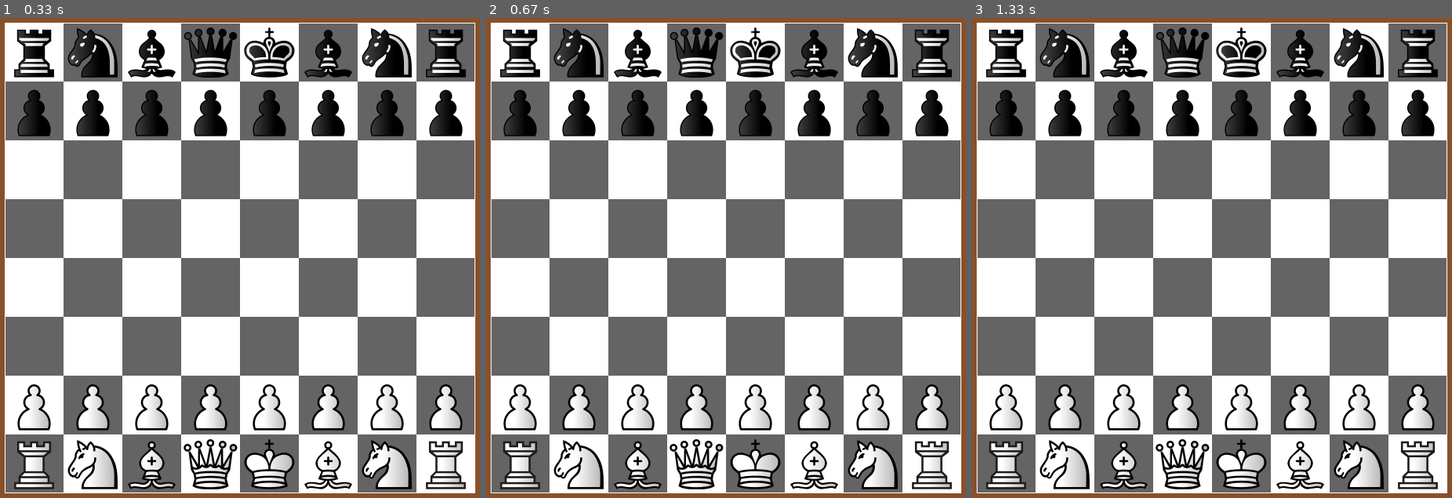
Above: before the commit, frames 1-3 (left to right).
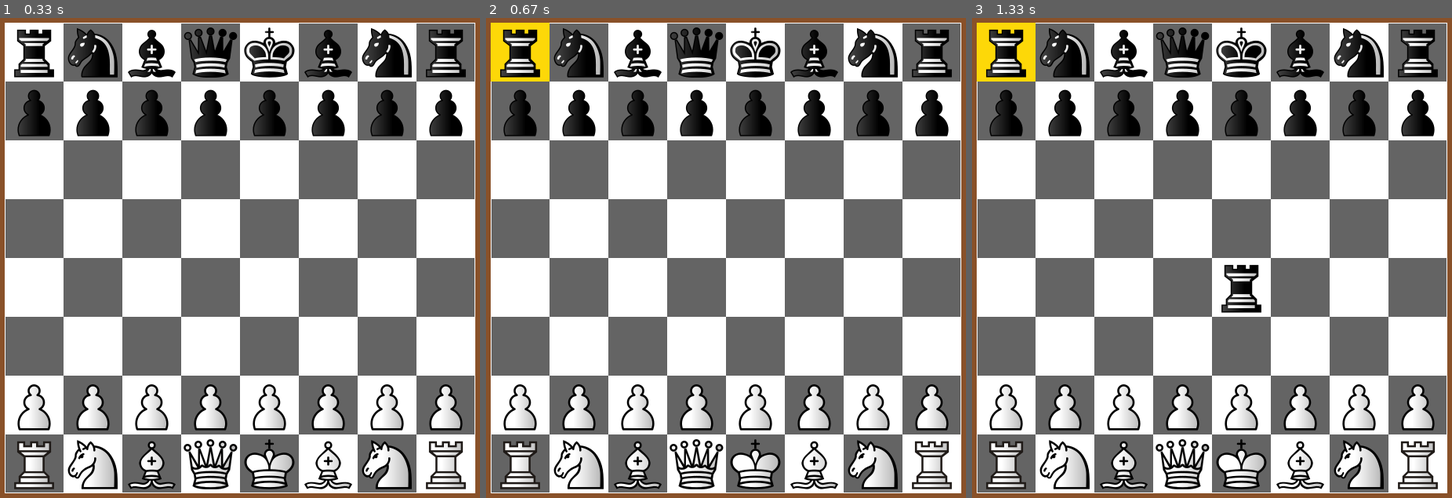
Above: after the commit, the same moments.

Repository: BelGraDev/chess_pygame
Game: pygame game, started from main.py
Same seed, same stepped clock (60 frames per second), same inputs: the game is played once before the commit and once after it.
Inputs (mouse positions are in pixels of both pictures, inside the frame that each line leads up to):
- Up to frame 1 (0.33 s): no input
- Up to frame 2 (0.67 s): click (519, 51) at 0.38 s
- Up to frame 3 (1.33 s): click (1212, 291) at 0.72 s

Frame 1 is identical in both runs. In frame 2, 0.9% of the frame differs, in the area x 0-14%, y 0-14%; in frame 3, 1.5%, in the area x 0-61%, y 0-62%.

Commit message:
First movement of pieces, without any logic yet. There is a small logic error handling the highlight of cells

Diff:
--- a/Board/Board.py
+++ b/Board/Board.py
@@ -4,11 +4,10 @@
 from Pieces.King import King
 from Pieces.Queen import Queen
 from Pieces.Knight import Knight
-
+from Board.Cell_utils import Cell_utils
 class Board:
 
     #Before i forget, once a cell is obtained, i get the corresponding click from the mouse click, look at the piece that is on the cell in the dict cells, and access to its move function. Before all this happens, a first click will need to happen, in order to select the piece.
-
     def __init__(self):
 
         self.board =  {
@@ -45,3 +44,22 @@
             "g7": Pawn("g7", "b"),
             "h7": Pawn("h7", "b")
         }
+
+    def move(self, prev_cell, next_cell) -> bool:
+
+        prev_piece = self.board[prev_cell]
+
+        if Cell_utils.is_cell_empty(next_cell, self):
+            self.board[next_cell] = prev_piece
+            del self.board[prev_cell]
+            print(f"Next cell is empty, moving to {next_cell}")
+            return True
+
+        elif Cell_utils.is_white_piece(next_cell, self) != Cell_utils.is_white_piece(prev_cell, self):
+                self.board[next_cell] = prev_piece
+                del self.board[prev_cell]
+                print(f"I've killed a man, moving to {next_cell}")
+                return True
+
+        print(f"Teammate in my target, staying on {prev_cell}")
+        return False
--- a/Board/Cell.py
+++ b/Board/Cell_utils.py
@@ -1,14 +1,4 @@
-import pygame
-
-class Cell(pygame.Rect):
-
-    def __init__(self, coord: iter, name: str):
-        self.CELL_SIZE = 75
-        self.name = name
-        pygame.Rect.__init__(self, coord[0], coord[1],  self.CELL_SIZE, self.CELL_SIZE)
-
-    def get_name(self) -> str:
-        return self.name
+class Cell_utils:
 
     #Since the board is drawn from top to bottom, the row number has to be adjusted accordingly
     def map_cell_to_index(cell: str) -> tuple:
@@ -22,3 +12,16 @@
         column = chr(column + 97)
         cell = column + str(adj_row)
         return cell
+
+    def is_cell_empty(cell: str, board) -> bool:
+
+        try:
+            board.board[cell]
+            return False
+        except KeyError:
+            return True
+
+    def is_white_piece(cell:str, board) -> bool:
+
+        piece = board.board[cell]
+        return True if piece.type == "w" else False
--- a/Pieces/Bishop.py
+++ b/Pieces/Bishop.py
@@ -3,7 +3,7 @@
 
 class Bishop(Pieces):
 
-        def __init__(self, cell, type) -> None:
+    def __init__(self, cell, type) -> None:
 
-            self.cell = cell
-            self.image = pygame.image.load(f"Pieces/images/{type}_bishop.png")
+        super().__init__(cell, type)
+        self.image = pygame.image.load(f"Pieces/images/{type}_bishop.png")
--- a/Pieces/King.py
+++ b/Pieces/King.py
@@ -6,5 +6,5 @@
 
     def __init__(self, cell, type) -> None:
 
-        self.cell = cell
+        super().__init__(cell, type)
         self.image = pygame.image.load(f"Pieces/images/{type}_king.png")
--- a/Pieces/Knight.py
+++ b/Pieces/Knight.py
@@ -6,5 +6,5 @@
 
     def __init__(self, cell, type) -> None:
 
-        self.cell = cell
+        super().__init__(cell, type)
         self.image = pygame.image.load(f"Pieces/images/{type}_knight.png")
--- a/Pieces/Pawn.py
+++ b/Pieces/Pawn.py
@@ -6,7 +6,7 @@
 
     def __init__(self, cell, type) -> None:
 
-        self.cell = cell
+        super().__init__(cell, type)
         self.image = pygame.image.load(f"Pieces/images/{type}_pawn.png")
 
     def move(self, cell: str) -> str:
--- a/Pieces/Pieces.py
+++ b/Pieces/Pieces.py
@@ -3,17 +3,12 @@
 
 class Pieces(ABC, pygame.Rect):
 
-    #Since each cell is 75 px * 75 p
-    PIECE_HEIGHT: float = 75
-    PIECE_WIDTH: float = 75
+    def __init__(self, cell, type) -> None:
+        self.cell = cell
+        self.type = type
+        self.has_moved = False
 
-    def __init__(self, coord: tuple) -> None:
 
-        pygame.Rect.__init__(self, coord[0], coord[1], self.PIECE_WIDTH, self.PIECE_HEIGHT)
-
-    @abstractmethod
-    def move(cell) -> str:
-        pass
 
     @abstractmethod
     def possible_moves(cell) -> list:
--- a/Pieces/Queen.py
+++ b/Pieces/Queen.py
@@ -6,5 +6,5 @@
 
     def __init__(self, cell, type) -> None:
 
-        self.cell = cell
+        super().__init__(cell, type)
         self.image = pygame.image.load(f"Pieces/images/{type}_queen.png")
--- a/Pieces/Rook.py
+++ b/Pieces/Rook.py
@@ -6,5 +6,5 @@
 
     def __init__(self, cell, type) -> None:
 
-        self.cell = cell
+        super().__init__(cell, type)
         self.image = pygame.image.load(f"Pieces/images/{type}_rook.png")
--- /dev/null
+++ b/Render/Cell.py
@@ -0,0 +1,8 @@
+import pygame
+
+class Cell(pygame.Rect):
+    CELL_SIZE = 75
+    def __init__(self, coord: iter, name: str):
+
+        self.name = name
+        pygame.Rect.__init__(self, coord[0], coord[1],  self.CELL_SIZE, self.CELL_SIZE)
--- a/Render/ChessUI.py
+++ b/Render/ChessUI.py
@@ -1,4 +1,5 @@
-from Board.Cell import Cell
+from Render.Cell import Cell
+from Board.Cell_utils import Cell_utils
 import pygame
 
 class ChessUI:
@@ -7,35 +8,35 @@
     CELL_SIZE = 75
     MARGIN_SIZE = 25
     BOARD_WIDTH = BOARD_HEIGHT = 600
+    WHITE_COLOR = (255, 255, 255)
+    BLACK_COLOR = (100, 100, 100, 255)
+
 
     def __init__(self, board):
 
         self.cells = [[], [], [], [], [], [], [], []]
         self.board = board
+        self.cell_highlighted = None
 
     def init_board(self, screen) -> None:
-        white_color = (255, 255, 255)
-        black_color = (100, 100, 100, 255)
-
         for row in range(8):
             for col in range(8):
 
                 x = self.MARGIN_SIZE + col * self.CELL_SIZE
                 y = self.MARGIN_SIZE + row * self.CELL_SIZE
-                cell_name = Cell.map_index_to_cell(row, col)
-                color = white_color if (row + col) % 2 == 0 else black_color
+                cell_name = Cell_utils.map_index_to_cell(row, col)
+                color = self.WHITE_COLOR if (row + col) % 2 == 0 else self.BLACK_COLOR
                 cell = Cell((x, y), cell_name)
                 pygame.draw.rect(screen, color, cell)
                 self.cells[row].append(cell)
 
         border = pygame.Rect(self.MARGIN_SIZE, self.MARGIN_SIZE, self.BOARD_WIDTH, self.BOARD_HEIGHT)
-        pygame.draw.rect(screen, white_color, border,  1)
+        pygame.draw.rect(screen, self.WHITE_COLOR, border,  1)
 
     def init_pieces(self, screen):
 
         for cell, piece in self.board.board.items():
-            row, col = Cell.map_cell_to_index(cell)
-            rect = self.cells[row][col]
+            rect = self.get_cell_rect(cell)
             screen.blit(piece.image, rect)
 
     def init_board_pieces(self, screen):
@@ -48,7 +49,7 @@
         height = self.BOARD_HEIGHT + self.MARGIN_SIZE * 2
         return width, height
 
-    def selected_cell(self, coord) -> str:
+    def selected_cell(self, coord) -> str | None:
 
         for row in range(8):
             for col in range(8):
@@ -57,3 +58,36 @@
                     return cell.name
 
         return None
+
+    #I still have to implement the unhighlight in case another piece is selected.
+    def highlight_cell(self, screen, cell) -> None:
+
+        if not self.cell_highlighted:
+            try:
+                piece = self.board.board[cell]
+                rect = self.get_cell_rect(cell)
+                self.cell_highlighted = cell
+
+                pygame.draw.rect(screen, (253, 216, 8), rect)
+                screen.blit(piece.image, rect)
+
+            except KeyError:
+                print("Clicked empty cell")
+
+    def draw_single_cell(cell):
+        pass
+
+
+    def render_move(self, screen, cell):
+        if self.cell_highlighted:
+            prev_cell = self.cell_highlighted
+            if self.board.move(prev_cell, cell):
+                rect = self.get_cell_rect(cell)
+                piece = self.board.board[cell]
+                screen.blit(piece.image, rect)
+                #self.cell_highlighted = None             If i do not comment this line, the error is king of solved
+
+    def get_cell_rect(self, cell):
+        row, col = Cell_utils.map_cell_to_index(cell)
+        rect = self.cells[row][col]
+        return rect
--- a/main.py
+++ b/main.py
@@ -22,7 +22,9 @@
            sys.exit()
         elif event.type == pygame.MOUSEBUTTONDOWN:
             coord = pygame.mouse.get_pos()
-            print(renderer.selected_cell(coord))
+            cell = renderer.selected_cell(coord)
+            renderer.highlight_cell(screen, cell)
+            renderer.render_move(screen, cell)
 
     pygame.display.update()
     clock.tick(60)
